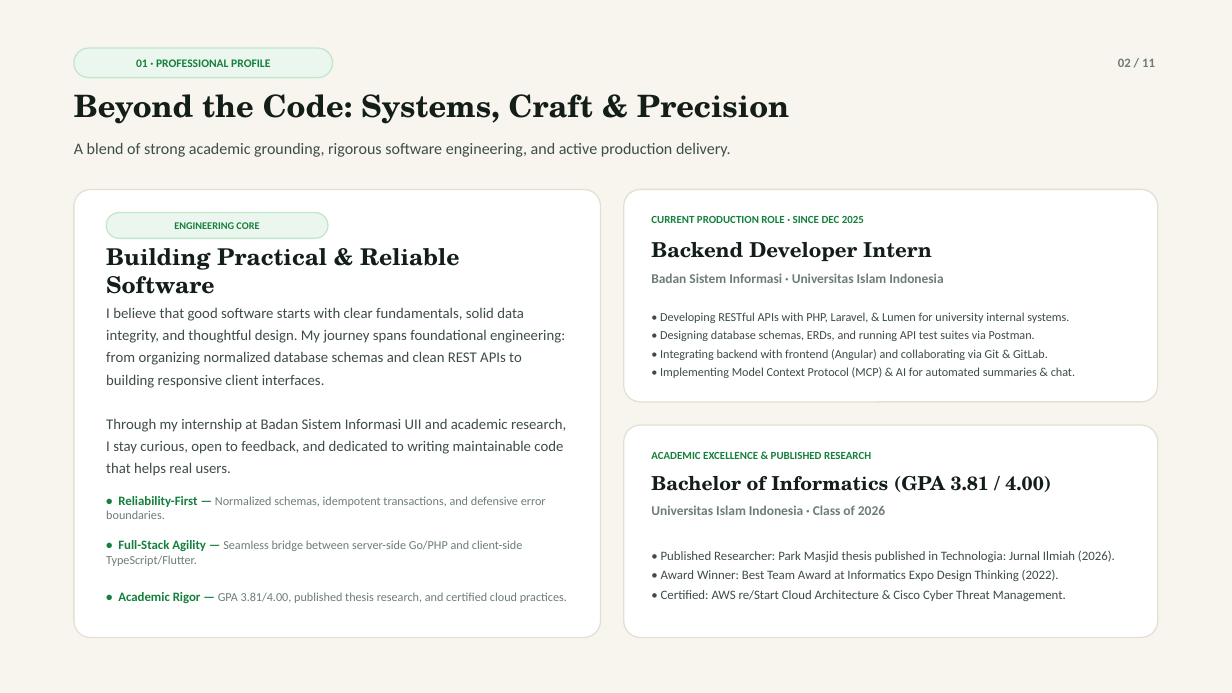
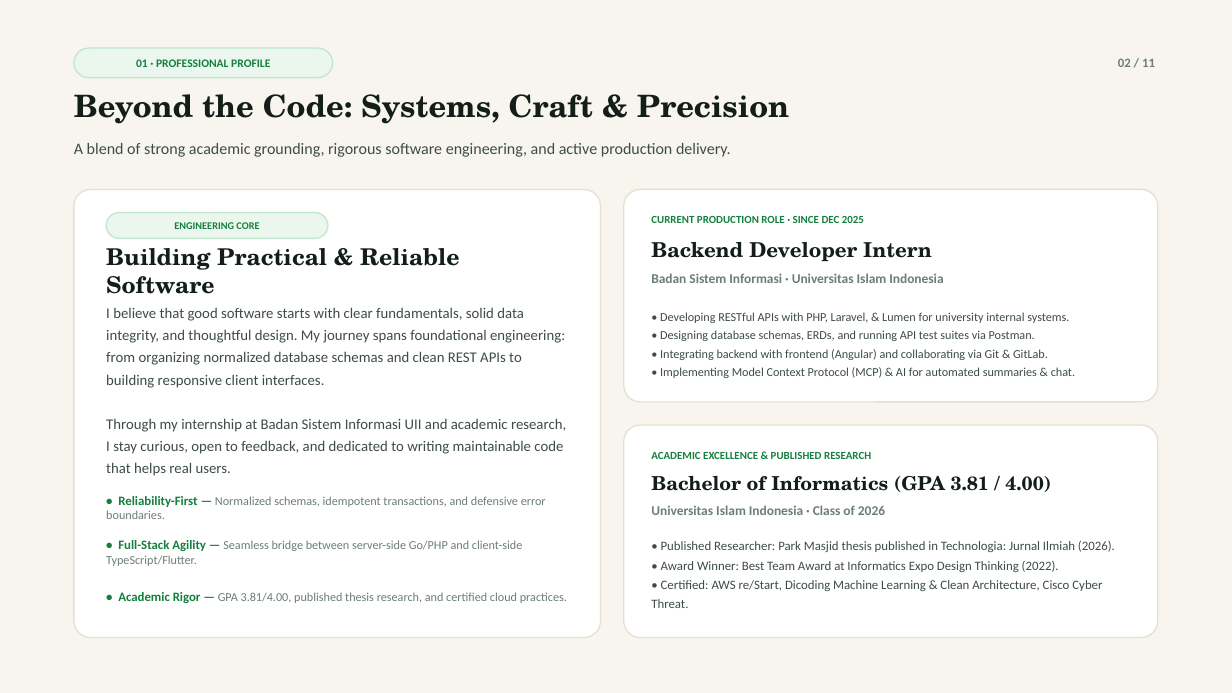
Before and after one commit to reiky03/portfolio, a slide deck: slide 2 of public/reiky-portfolio-presentation.pptx. Drawn at 1232x693 pixels with LibreOffice and Linux fonts; fonts in the diff are those of the drawing. Boxes give left, top, right and bottom in pixels: in the first picture for what was removed or moved away, otherwise in the second. Text is boxed around its words. In the diff, an @@ line names an element or a change of style, - is before the commit and + after.

Commit message:
feat(profile): add Dicoding Machine Learning certification to credentials

```diff
--- a/public/reiky-portfolio-presentation.pptx
+++ b/public/reiky-portfolio-presentation.pptx
@@ text at box(651, 580, 1102, 608): text changed @@
-• Certified: AWS re/Start Cloud Architecture & Cisco Cyber Threat Management.
+• Certified: AWS re/Start, Dicoding Machine Learning & Clean Architecture, Cisco Cyber Threat.
```
Also in this commit, not shown: 1 other slide changed, 3 other files.
